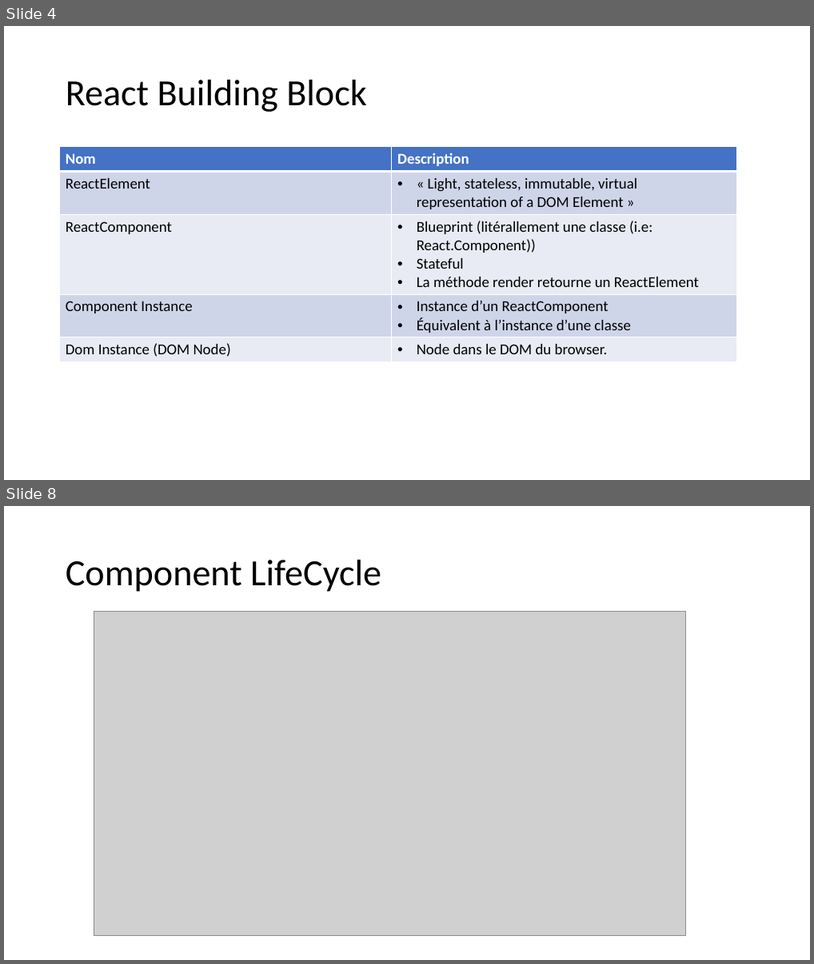
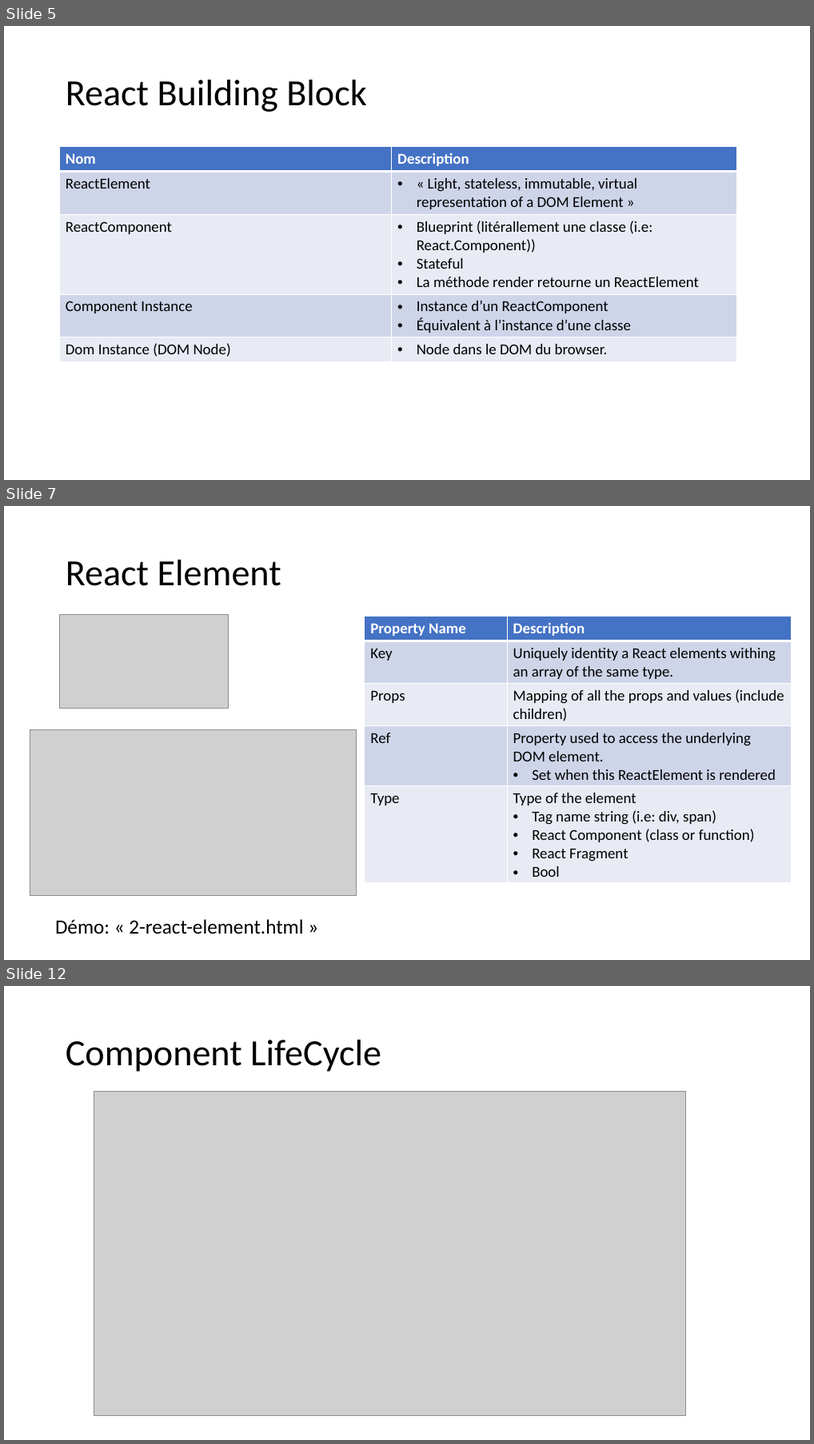
Before and after one commit to samuelgaudreau/formation-front-end-3, a slide deck: part-2/React-Perfo.pptx. Shown one above the other, each under a label of ours: slides 4 and 8 before the commit, slides 5, 7 and 12 after it; the slides between them are not shown. The pictures are 814x964 and 814x1444 pixels, drawn with LibreOffice and Linux fonts; fonts in the diff are those of the drawing; grey boxes stand for pictures. Boxes give left, top, right and bottom in pixels: in the first picture for what was removed or moved away, otherwise in the second. Text is boxed around its words. In the diff, an @@ line names an element or a change of style, - is before the commit and + after.

```diff
--- a/part-2/React-Perfo.pptx
+++ b/part-2/React-Perfo.pptx
@@ slide 7 added at (4,506,810,960), background #FFFFFF @@
@@ title added at (66,560,282,586), 44 pt, text #000000 @@
+React Element
@@ picture added at (60,614,229,708) @@
@@ table added at (365,616,792,883), 5 rows, 2 columns @@
+Property Name | Description
+Key | Uniquely identity a React elements withing an array of the same type.
+Props | Mapping of all the props and values (include children)
+Ref | Property used to access the underlying DOM element. / Set when this ReactElement is rendered
+Type | Type of the element / Tag name string (i.e: div, span) / React Component (class or function) / React Fragment / Bool
@@ picture added at (30,730,356,896) @@
@@ text added at (55,919,303,933), 24 pt, text #000000 @@
+Démo: « 2-react-element.html »
@@ what was slide 4 is now slide 5 @@
@@ what was slide 8 is now slide 12 @@
```
Also in this commit, not shown: 4 slides changed, 5 other slides added, 2 slides removed.
